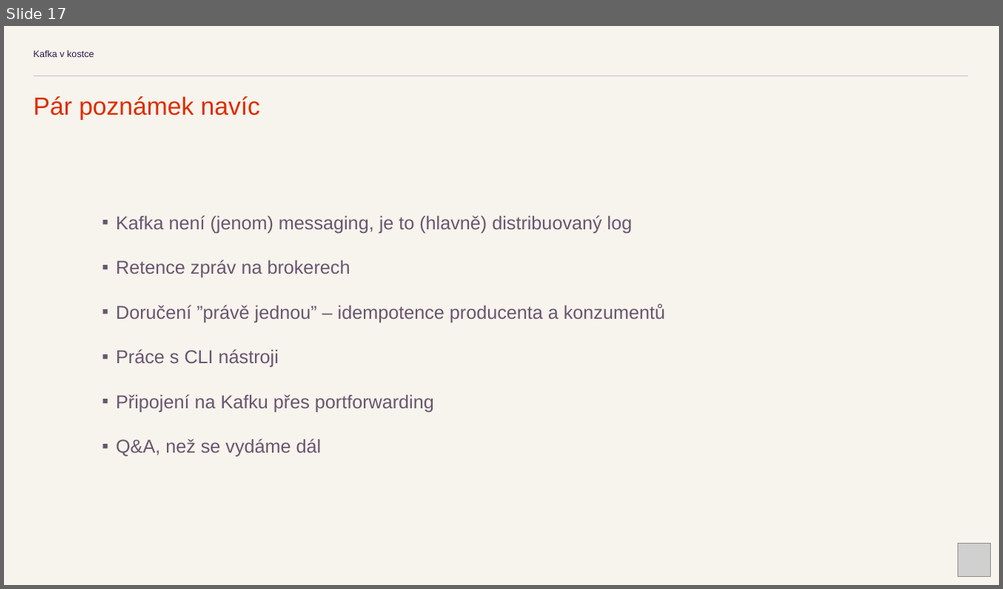
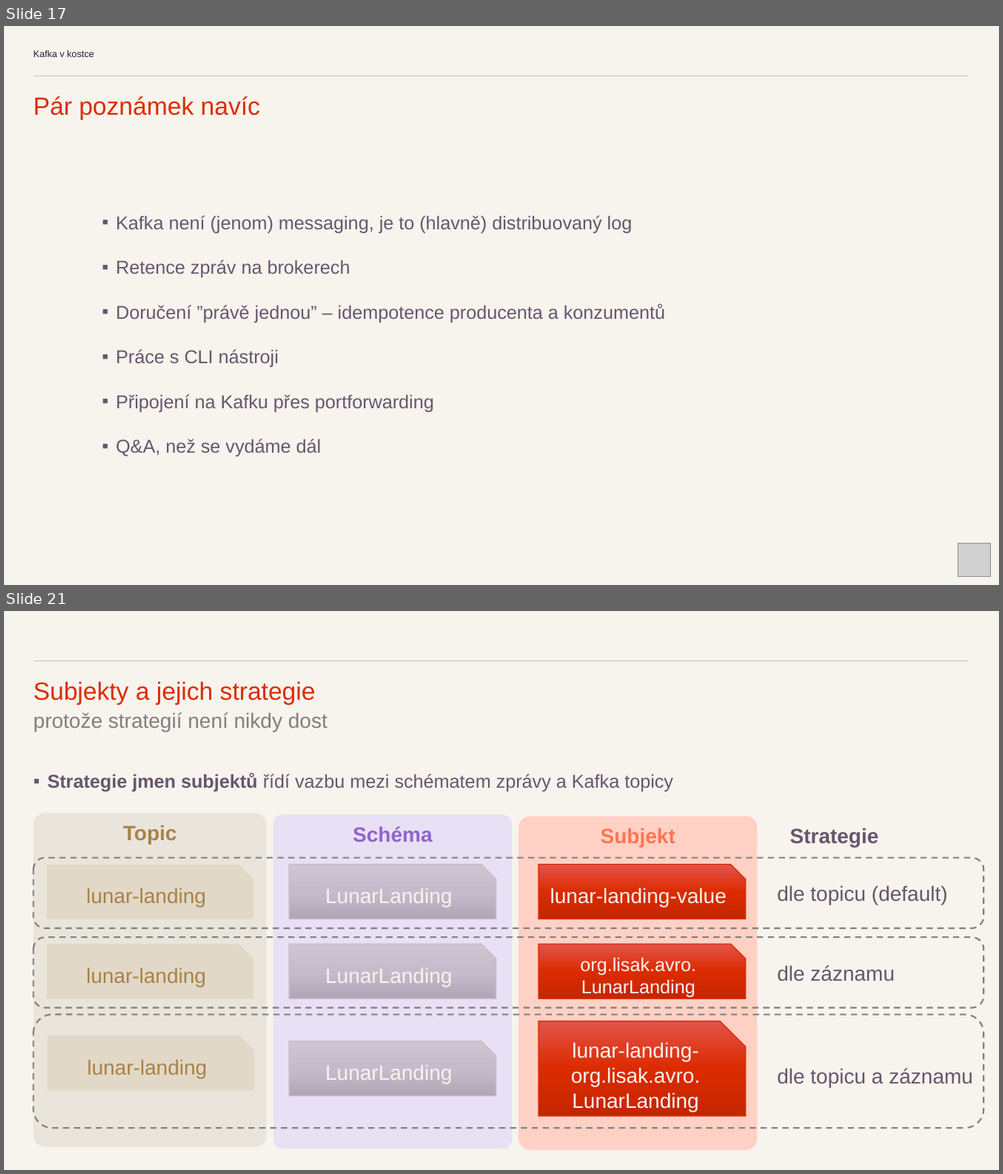
Before and after one commit to kicune/kafka_v_kostce, a slide deck: prez/Kafka v kostce.pptx. Shown one above the other, each under a label of ours: slide 17 before the commit, slides 17 and 21 after it; the slides between them are not shown. The pictures are 1003x589 and 1003x1174 pixels, drawn with LibreOffice and Linux fonts; fonts in the diff are those of the drawing; grey boxes stand for pictures. Boxes give left, top, right and bottom in pixels: in the first picture for what was removed or moved away, otherwise in the second. Text is boxed around its words. In the diff, an @@ line names an element or a change of style, - is before the commit and + after.

```diff
--- a/prez/Kafka v kostce.pptx
+++ b/prez/Kafka v kostce.pptx
@@ slide 21 added at box(4, 611, 999, 1170), background #F7F3ED; not listed: 1 template element that a slide beside it also shows @@
@@ text added at box(34, 681, 327, 732), 20 pt, text #808080 @@
+Subjekty a jejich strategie
+protože strategií není nikdy dost
@@ text added at box(48, 773, 673, 792), 18 pt, text #67566E @@
+▪ Strategie jmen subjektů řídí vazbu mezi schématem zprávy a Kafka topicy
@@ rounded rectangle added at box(33, 813, 267, 1147), fill #CFC5B4 at 30% opacity, 20 pt, text #A8824A, bold @@
+Topic
@@ rounded rectangle added at box(273, 815, 512, 1149), fill #E8E0F4, 20 pt, text #9064CB, bold @@
+Schéma
@@ rounded rectangle added at box(519, 816, 757, 1150), fill #FFD1C5, 20 pt, text #FF7452, bold @@
+Subjekt
@@ text added at box(790, 828, 879, 847), 20 pt, text #67566E, bold @@
+Strategie
@@ group added at box(33, 858, 983, 929): 3 snip rects, 1 text, 1 rounded rectangle @@
+lunar-landing
+LunarLanding
+lunar-landing-value
+dle topicu (default)
@@ group added at box(33, 938, 983, 1008): 3 snip rects, 1 text, 1 rounded rectangle @@
+lunar-landing
+LunarLanding
+org.lisak.avro.
+LunarLanding
+dle záznamu
@@ group added at box(33, 1014, 983, 1128): 3 snip rects, 1 text, 1 rounded rectangle @@
+lunar-landing
+LunarLanding
+lunar-landing-org.lisak.avro.
+LunarLanding
+dle topicu a záznamu
```
Also in this commit, not shown: 1 slide changed, 6 other slides added, 2 other files.
